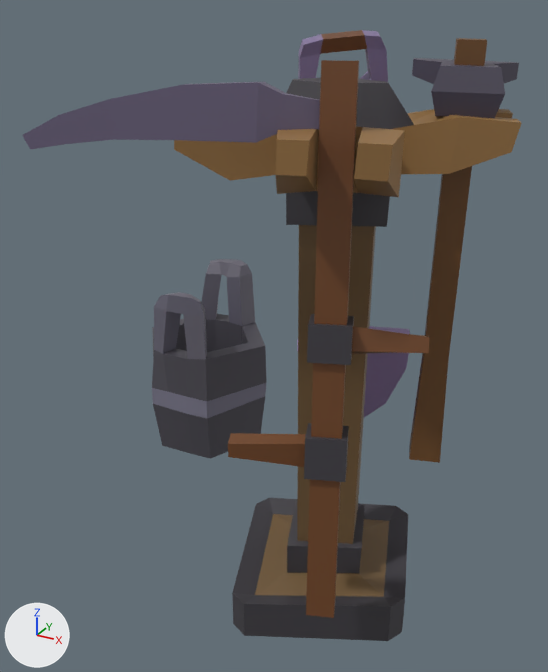
A saved change to the FBX model SourceAssets/Props/SettlementProps/FarmProps/C_FarmToolRack.fbx.
The view is the same before and after, from a 50 mm lens placed at (0.62, -1.16, 1.005), pointed at (-0.01, -0.015, 0.433). The axes (+X, +Y, +Z) are drawn at lower left. The lights are the same throughout. The older version comes first. Where no turn or scale is listed for an object, it has been applied to the vertices.

The scene before the commit, as lines of its bpy script (objects in view):
```python
me_plane_005 = bpy.data.meshes.new('Plane.005')
me_plane_005.from_pydata(...)  # 492 vertices, 492 faces; spans x -0.505..0.406, y -0.426..0.403, z 0.0..0.965
me_plane_005.materials.append(mat_material)  # picture img_colorpalette_png
ob_c_toolrack = bpy.data.objects.new('C_ToolRack', me_plane_005)
ob_c_toolrack.location = (0.0, 0.0, 0.0)
```
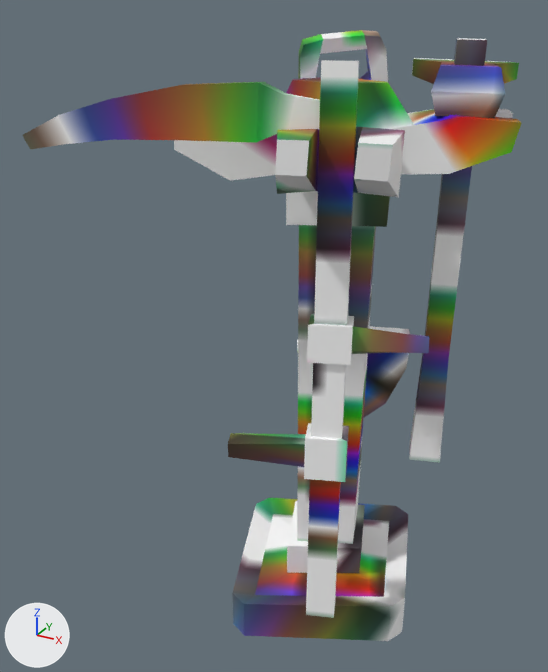
The edits, one by one:
Material 'metal' (mat_metal) is new.
Its texture is img_colorpalette_png.
me_plane_005 is used by ob_c_toolrack; location (0.0, 0.0, 0.0).
me_plane_005 had 492 vertices, 492 faces and spanned x -0.505..0.406, y -0.426..0.403, z 0.0..0.965.
me_plane_005 now has 396 vertices, 394 faces and spans x -0.165..0.406, y -0.426..0.246, z 0.0..0.965.
me_plane_005 part 1: the loose piece of 96 vertices spanning x -0.505..-0.19, y 0.109..0.403, z 0.0..0.413 is deleted.
me_plane_005 part 2: 394 kept faces spanning x -0.165..0.406, y -0.426..0.246, z 0.0..0.965 get new texture (UV) coordinates.
me_plane_005 gains material mat_metal (picture img_colorpalette_png).

What differs and where, as boxes (x1, y1, x2, y2) in the pictures (548 x 672 px):
part 1 of me_plane_005, deleted: before (152, 259, 266, 459)
part 2 of me_plane_005, surface changed: (22, 30, 521, 641) in both
